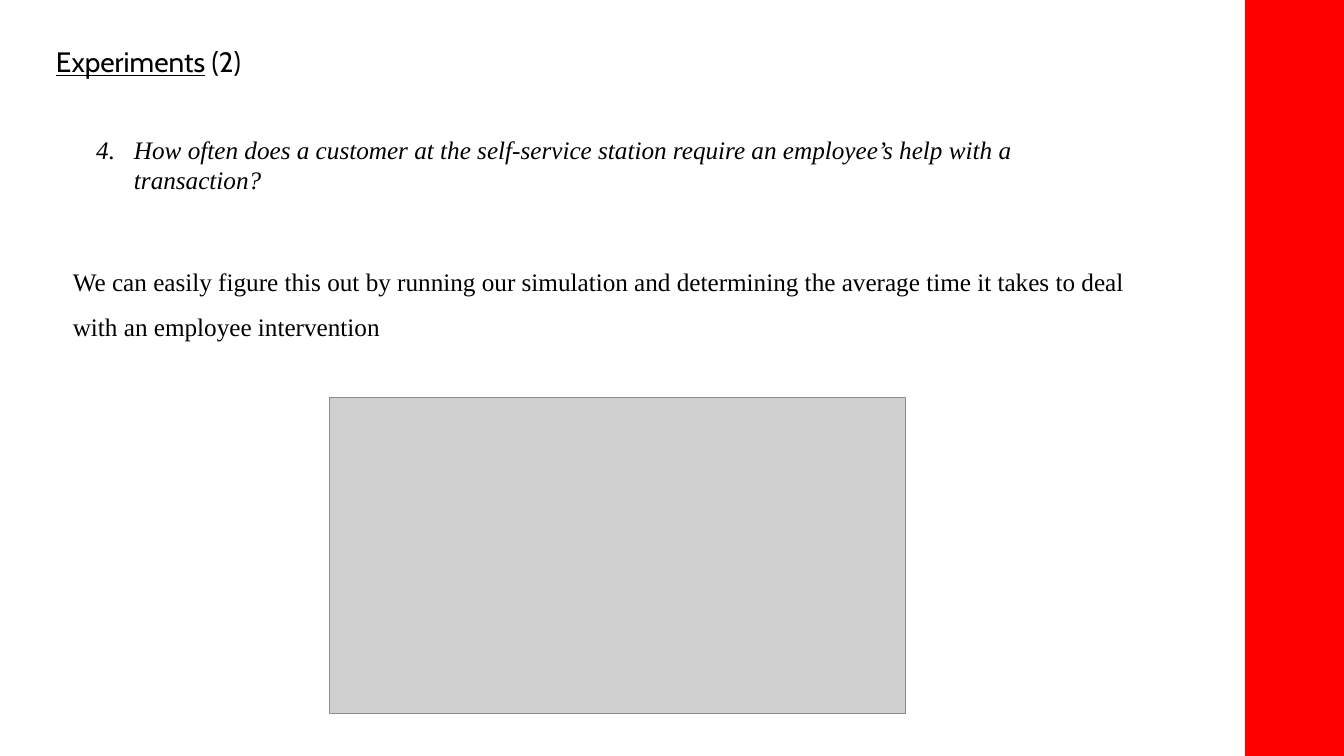
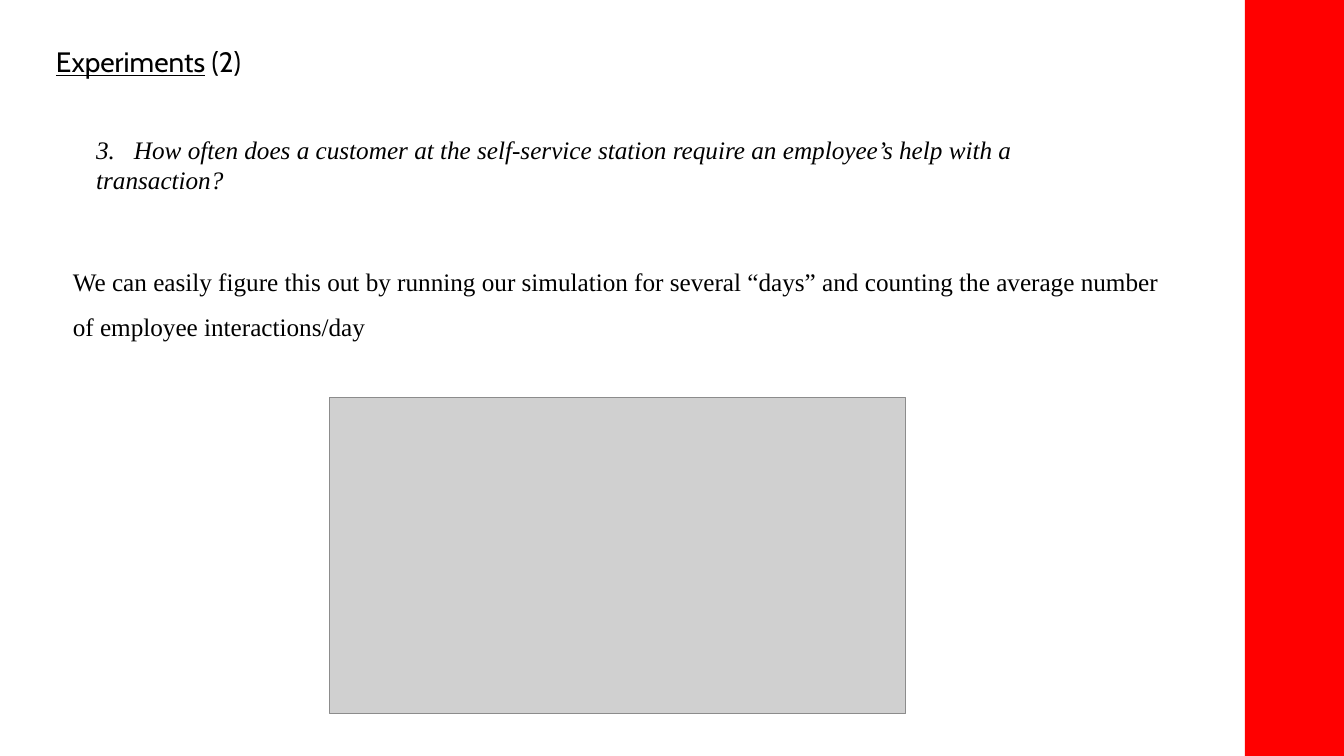
Before and after one commit to adn17/CS1538-Final-Project-Giant-Eagle, a slide deck: slide 9 of 1538_Powerpoint.pptx (slide 8 before the commit). Drawn at 1344x756 pixels with LibreOffice and Linux fonts; fonts in the diff are those of the drawing; grey boxes stand for pictures. Boxes give left, top, right and bottom in pixels: in the first picture for what was removed or moved away, otherwise in the second. Text is boxed around its words. In the diff, an @@ line names an element or a change of style, - is before the commit and + after.

Commit message:
Final commit for simulation itself, I think. Made a few cahnges to the powerpoint and will do results now

```diff
--- a/1538_Powerpoint.pptx
+++ b/1538_Powerpoint.pptx
@@ text at <box>96,141,1011,190</box>: text changed @@
-4. How often does a customer at the self-service station require an employee’s help with a transaction?
+3. How often does a customer at the self-service station require an employee’s help with a transaction?
@@ text at <box>73,273,1158,342</box>: text changed @@
-We can easily figure this out by running our simulation and determining the average time it takes to deal with an employee intervention
+We can easily figure this out by running our simulation for several “days” and counting the average number of employee interactions/day
```
Also in this commit, not shown: 4 other slides changed, 1 slide added, 4 other files.
